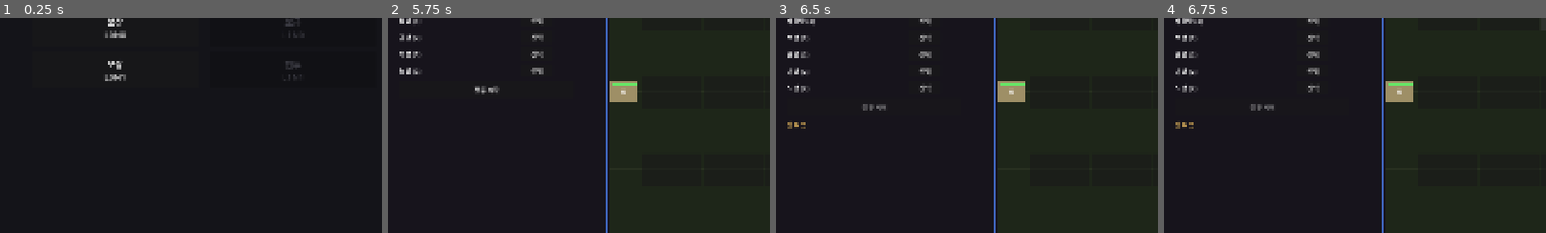
Above: before the commit, frames 1-4 (left to right).
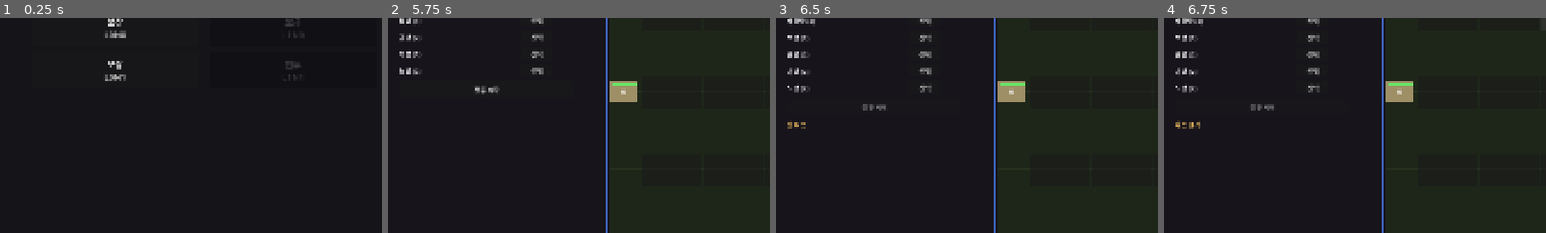
Above: after the commit, the same moments.

Repository: sgeniusk/guju-jaengpae
Game: Godot game, scene res://scenes/screens/run_map.tscn
The game is run twice, just before and just after one commit, with the same random seed, the same clock (stepped at 60 frames per second) and the same inputs.
Inputs (mouse positions are % of the whole screen's width and height, from its top left):
- Up to frame 1 (0.25 s): no input
- Up to frame 2 (5.75 s): click "보상 L0N0" at 0.5 s; click "보상 L0N1" at 1.25 s; click "노병 (2) — crossbow/ranged" at 2 s; click "보급 L1N0" at 2.75 s; click "전투 L1N1" at 3.5 s; click "보급 받기" at 4.25 s; click "전투 L2N0" at 5 s
- Up to frame 3 (6.5 s): click "전투 시작" at 5.75 s
- Up to frame 4 (6.75 s): click (53, 29) at 6.52 s
The pictures show only the part of the screen within x 0-50%, y 30-80%; the shares and areas given below are measured in that part.

Frames 1-3 are identical in both runs. In frame 4, 0.1% of the frame differs, in the area x 3-10%, y 48-52%.

Commit message:
feat: 영웅 조작 — 전투 중 장수 표적 지정 (feat-017)
관전형 오토배틀 위 미세 컨트롤. 좌클릭/홀드로 장수(영웅) 전원이 같은 적을 집중 공격. BattleUnit commanded_target/controllable(from_card 장수만 true), BattleSim 표적 우선순위 지정>도발>최근접(표적 사망 시 자동 복귀), battle.gd 클릭/홀드 입력·표적 하이라이트. 공격 쿨다운 불변(클릭은 표적만 변경). design-loop 정본에 영웅조작·배치역할(전/후열)·관전형 추가.

검증 — test_hero_command 12단언(지정 우선·사망 복귀·병종 무시·장수 판정·쿨다운 유지), ./init.sh 395단언 green 직접 재현. 편집장 독립 재검증 + 스코프 클린(전투 외 무수정). 클릭 체감은 플레이 확인 필요.

Co-Authored-By: Claude Opus 4.8 (1M context) <noreply@anthropic.com>

Diff:
--- a/feature_list.json
+++ b/feature_list.json
@@ -145,6 +145,15 @@
       "status": "not-started",
       "owner": "Codex",
       "evidence": ""
+    },
+    {
+      "id": "feat-017",
+      "name": "영웅 조작 (hero command)",
+      "description": "관전형 오토배틀 위 미세 컨트롤 — 전투 중 클릭/홀드로 영웅(장수) 표적 지정. commanded_target 우선(지정>도발>최근접), 공격은 기존 쿨다운대로. 병종은 자동. 사용자 요청으로 feat-015/016보다 우선. 스펙 docs/specs/feat-017.md.",
+      "dependencies": ["feat-013"],
+      "status": "done",
+      "owner": "Codex",
+      "evidence": "BattleUnit commanded_target/controllable + BattleSim 지정>도발>최근접 + battle.gd 클릭/홀드 전원 장수 표적 지정·하이라이트. test_hero_command 12단언, ./init.sh 전체 green(395단언, run_map/battle 부팅 OK)."
     }
   ]
 }
--- a/scripts/battle/battle.gd
+++ b/scripts/battle/battle.gd
@@ -15,6 +15,7 @@
 const TILE_H := 82.0
 const UNIT_W := 70.0
 const UNIT_H := 52.0
+const COMMAND_PICK_RADIUS := 70.0
 
 var _phase: int = Phase.DEPLOY
 var _sim := BattleSim.new()
@@ -26,6 +27,8 @@
 var _occupied_tiles: Dictionary = {} # "col:row" -> BattleUnit
 var _selected_card_id: StringName = &""
 var _node_completed := false
+var _command_hold_active := false
+var _commanded_target: BattleUnit = null
 
 var _units_layer: Control
 var _points_label: Label
@@ -49,11 +52,30 @@
 func _process(delta: float) -> void:
 	if _phase != Phase.BATTLE:
 		return
+	if _command_hold_active:
+		_apply_hero_command_at(get_global_mouse_position())
 	_sim.step(delta)
+	_prune_command_target()
 	_sync_visuals()
 	_flash_skill_casts()
 	if _sim.is_over():
 		_end_battle()
+
+func _input(event: InputEvent) -> void:
+	if _phase != Phase.BATTLE:
+		return
+	if event is InputEventMouseButton:
+		var mouse_button := event as InputEventMouseButton
+		if mouse_button.button_index != MOUSE_BUTTON_LEFT:
+			return
+		_command_hold_active = mouse_button.pressed
+		if mouse_button.pressed:
+			_apply_hero_command_at(mouse_button.position)
+		get_viewport().set_input_as_handled()
+	elif event is InputEventMouseMotion and _command_hold_active:
+		var motion := event as InputEventMouseMotion
+		_apply_hero_command_at(motion.position)
+		get_viewport().set_input_as_handled()
 
 # ── 화면 구성 ───────────────────────────────────────────────
 func _build_field() -> void:
@@ -222,6 +244,7 @@
 		return
 	_sim.set_waves(WaveFactory.waves_for_node(RunManager.active_node_type()))
 	_phase = Phase.BATTLE
+	_clear_hero_command(false)
 	_sync_visuals()
 	_start_button.disabled = true
 	_hint_label.text = "전투 중…"
@@ -236,6 +259,12 @@
 		body.color = Color(0.62, 0.56, 0.40)
 	else:
 		body.color = Color(0.32, 0.52, 0.9) if u.team == BattleUnit.Team.PLAYER else Color(0.85, 0.32, 0.32)
+	var command_marker := ColorRect.new()
+	command_marker.color = Color(1.0, 0.85, 0.1, 0.55)
+	command_marker.position = Vector2(-5.0, -5.0)
+	command_marker.size = Vector2(UNIT_W + 10.0, UNIT_H + 10.0)
+	command_marker.visible = false
+	root.add_child(command_marker)
 	body.size = Vector2(UNIT_W, UNIT_H)
 	body.position = Vector2.ZERO
 	root.add_child(body)
@@ -257,7 +286,7 @@
 	name_label.add_theme_font_size_override("font_size", 14)
 	root.add_child(name_label)
 	_units_layer.add_child(root)
-	_vis[u] = { "root": root, "body": body, "base_color": body.color, "hp": hp }
+	_vis[u] = { "root": root, "body": body, "base_color": body.color, "hp": hp, "command_marker": command_marker }
 	_position_visual(u)
 
 func _sync_visuals() -> void:
@@ -277,6 +306,9 @@
 		if _vis.has(u):
 			_position_visual(u)
 			_vis[u]["hp"].size.x = (UNIT_W - 6.0) * u.hp_ratio()
+			var marker: ColorRect = _vis[u].get("command_marker", null)
+			if marker != null:
+				marker.visible = u == _commanded_target
 	_update_wave_label()
 
 func _position_visual(u: BattleUnit) -> void:
@@ -308,6 +340,61 @@
 	var castle := _sim.add_castle()
 	if not _vis.has(castle):
 		_spawn_visual(castle)
+
+func _apply_hero_command_at(screen_pos: Vector2) -> void:
+	var target := _enemy_near_screen_pos(screen_pos)
+	if target == null:
+		_clear_hero_command(true)
+		return
+	var heroes := _controllable_heroes()
+	if heroes.is_empty():
+		_clear_hero_command(false)
+		return
+	for hero in heroes:
+		hero.commanded_target = target
+	_commanded_target = target
+	_hint_label.text = "집중 표적 — %s" % target.display_name
+
+func _clear_hero_command(update_hint: bool = true) -> void:
+	for hero in _controllable_heroes():
+		hero.commanded_target = null
+	_commanded_target = null
+	if update_hint and _phase == Phase.BATTLE:
+		_hint_label.text = "자동 표적"
+
+func _prune_command_target() -> void:
+	if _commanded_target == null:
+		return
+	if _commanded_target.is_alive() and _sim.enemy_units.has(_commanded_target):
+		return
+	_clear_hero_command(false)
+
+func _controllable_heroes() -> Array[BattleUnit]:
+	var heroes: Array[BattleUnit] = []
+	for u in _sim.player_units:
+		if u != null and u.is_alive() and u.controllable:
+			heroes.append(u)
+	return heroes
+
+func _enemy_near_screen_pos(screen_pos: Vector2) -> BattleUnit:
+	if screen_pos.x < FIELD_LEFT or screen_pos.x > FIELD_RIGHT or screen_pos.y < FIELD_TOP or screen_pos.y > FIELD_BOTTOM:
+		return null
+	var field_pos := _screen_to_field(screen_pos)
+	var best: BattleUnit = null
+	var best_d := COMMAND_PICK_RADIUS
+	for enemy in _sim.enemy_units:
+		if enemy == null or not enemy.is_alive():
+			continue
+		var d := enemy.position().distance_to(field_pos)
+		if d <= best_d:
+			best_d = d
+			best = enemy
+	return best
+
+func _screen_to_field(screen_pos: Vector2) -> Vector2:
+	var tx := clampf((screen_pos.x - FIELD_LEFT) / (FIELD_RIGHT - FIELD_LEFT), 0.0, 1.0)
+	var ty := clampf((screen_pos.y - FIELD_TOP) / (FIELD_BOTTOM - FIELD_TOP), 0.0, 1.0)
+	return Vector2(tx * BattleSim.FIELD_W, ty * BattleSim.FIELD_H)
 
 func _map_px(px: float) -> float:
 	var t := clampf(px / BattleSim.FIELD_W, 0.0, 1.0)
--- a/scripts/battle/battle_sim.gd
+++ b/scripts/battle/battle_sim.gd
@@ -126,6 +126,10 @@
 
 func _nearest_enemy(u: BattleUnit) -> BattleUnit:
 	var foes := enemy_units if u.team == BattleUnit.Team.PLAYER else player_units
+	if u.controllable:
+		var commanded := u.commanded_target
+		if commanded != null and commanded.is_alive() and foes.has(commanded):
+			return commanded
 	var taunt := u.taunt_source()
 	if taunt != null and taunt.is_alive() and foes.has(taunt):
 		return taunt
--- a/scripts/battle/battle_unit.gd
+++ b/scripts/battle/battle_unit.gd
@@ -26,6 +26,8 @@
 var skill_cooldown: float = 0.0
 var statuses: Array = []
 var is_castle: bool = false
+var commanded_target: BattleUnit = null
+var controllable: bool = false
 
 static func make(p_team: int, p_lane: int, p_x: float, p_name: String, p_hp: int, p_atk: int, p_interval: float, p_rang …(199 unchanged characters)…
 	var u := BattleUnit.new()
@@ -47,7 +49,9 @@
 	return u
 
 static func from_card(card: UnitCardData, p_team: int, p_lane: int, p_x: float, hp_mult: float = 1.0, p_row: int = -1, p_py: float = -1.0) -> BattleUnit:
-	return make(p_team, p_lane, p_x, card.display_name, int(round(card.max_hp * hp_mult)), card.attack, card.attack_interval, card.attack_range, card.move_speed, card.id, card.skill_id, card.troop_type, p_row, p_py)
+	var u := make(p_team, p_lane, p_x, card.display_name, int(round(card.max_hp * hp_mult)), card.attack, card.attack_interval, card.attack_range, card.move_speed, card.id, card.skill_id, card.troop_type, p_row, p_py)
+	u.controllable = card.card_type == "general"
+	return u
 
 static func make_castle(p_x: float, p_y: float, p_hp: int = 1200, p_name: String = "성") -> BattleUnit:
 	return make(Team.PLAYER, 1, p_x, p_name, p_hp, 0, 999.0, "melee", 0.0, &"castle_objective", &"", "infantry", -1, p_y, true)
--- /dev/null
+++ b/test/test_hero_command.gd
@@ -0,0 +1,83 @@
+# 영웅 조작 표적 지정 규칙을 순수 전투 시뮬레이션에서 검증한다.
+extends TestCase
+
+func test_commanded_target_overrides_nearest_enemy_for_hero() -> void:
+	var sim := BattleSim.new()
+	var hero := _unit(BattleUnit.Team.PLAYER, 300.0, 300.0, "장수", 100, 10, 999.0, "ranged", 0.0, true)
+	var near_enemy := _unit(BattleUnit.Team.ENEMY, 330.0, 300.0, "가까운 적", 100, 0, 999.0, "melee", 0.0, false)
+	var far_enemy := _unit(BattleUnit.Team.ENEMY, 500.0, 300.0, "지정 적", 100, 0, 999.0, "melee", 0.0, false)
+	hero.set("commanded_target", far_enemy)
+	sim.add_unit(hero)
+	sim.add_unit(near_enemy)
+	sim.add_unit(far_enemy)
+	sim.step(0.1)
+	eq(far_enemy.hp, 90, "장수는 더 먼 지정 표적을 공격")
+	eq(near_enemy.hp, 100, "가까운 적은 피해 없음")
+
+func test_dead_commanded_target_falls_back_to_nearest_enemy() -> void:
+	var sim := BattleSim.new()
+	var hero := _unit(BattleUnit.Team.PLAYER, 300.0, 300.0, "장수", 100, 10, 999.0, "ranged", 0.0, true)
+	var near_enemy := _unit(BattleUnit.Team.ENEMY, 330.0, 300.0, "가까운 적", 100, 0, 999.0, "melee", 0.0, false)
+	var dead_enemy := _unit(BattleUnit.Team.ENEMY, 500.0, 300.0, "죽은 지정 적", 100, 0, 999.0, "melee", 0.0, false)
+	dead_enemy.take_damage(100)
+	hero.set("commanded_target", dead_enemy)
+	sim.add_unit(hero)
+	sim.add_unit(near_enemy)
+	sim.add_unit(dead_enemy)
+	sim.step(0.1)
+	eq(near_enemy.hp, 90, "죽은 지정 표적은 무시하고 최근접 공격")
+	eq(dead_enemy.hp, 0, "죽은 지정 표적은 그대로")
+
+func test_non_controllable_unit_ignores_commanded_target() -> void:
+	var sim := BattleSim.new()
+	var troop := _unit(BattleUnit.Team.PLAYER, 300.0, 300.0, "병종", 100, 10, 999.0, "ranged", 0.0, false)
+	var near_enemy := _unit(BattleUnit.Team.ENEMY, 330.0, 300.0, "가까운 적", 100, 0, 999.0, "melee", 0.0, false)
+	var far_enemy := _unit(BattleUnit.Team.ENEMY, 500.0, 300.0, "지정 적", 100, 0, 999.0, "melee", 0.0, false)
+	troop.set("commanded_target", far_enemy)
+	sim.add_unit(troop)
+	sim.add_unit(near_enemy)
+	sim.add_unit(far_enemy)
+	sim.step(0.1)
+	eq(near_enemy.hp, 90, "병종은 수동 지정이 있어도 최근접 공격")
+	eq(far_enemy.hp, 100, "병종의 지정 표적은 피해 없음")
+
+func test_from_card_marks_generals_controllable_only() -> void:
+	var cat := CardCatalog.new()
+	cat.load_all()
+	var general := BattleUnit.from_card(cat.get_card(&"general_guanyu"), BattleUnit.Team.PLAYER, 0, 300.0)
+	var troop := BattleUnit.from_card(cat.get_card(&"troop_infantry"), BattleUnit.Team.PLAYER, 0, 300.0)
+	truthy(general.get("controllable") == true, "장수 카드는 조작 가능")
+	truthy(troop.get("controllable") == false, "병종 카드는 조작 불가")
+
+func test_switching_commanded_target_does_not_reset_attack_cooldown() -> void:
+	var sim := BattleSim.new()
+	var hero := _unit(BattleUnit.Team.PLAYER, 300.0, 300.0, "장수", 100, 10, 1.0, "ranged", 0.0, true)
+	var first_enemy := _unit(BattleUnit.Team.ENEMY, 330.0, 300.0, "첫 표적", 100, 0, 999.0, "melee", 0.0, false)
+	var second_enemy := _unit(BattleUnit.Team.ENEMY, 500.0, 300.0, "새 표적", 100, 0, 999.0, "melee", 0.0, false)
+	hero.set("commanded_target", first_enemy)
+	sim.add_unit(hero)
+	sim.add_unit(first_enemy)
+	sim.add_unit(second_enemy)
+	sim.step(0.1)
+	eq(first_enemy.hp, 90, "첫 공격은 지정 표적에 적용")
+	truthy(hero.cooldown > 0.0, "공격 후 쿨다운 진행")
+	hero.set("commanded_target", second_enemy)
+	sim.step(0.1)
+	eq(second_enemy.hp, 100, "표적 변경은 즉시 추가 공격을 만들지 않음")
+	truthy(hero.cooldown > 0.0, "표적 변경 후에도 쿨다운 유지")
+
+func _unit(
+	team: int,
+	px: float,
+	py: float,
+	display_name: String,
+	hp: int,
+	attack: int,
+	interval: float,
+	attack_range: String,
+	speed: float,
+	controllable: bool
+) -> BattleUnit:
+	var unit := BattleUnit.make(team, 0, px, display_name, hp, attack, interval, attack_range, speed, &"", &"", "infantry", -1, py)
+	unit.set("controllable", controllable)
+	return unit
Not shown, added: test/test_hero_command.gd.uid
Not shown, changed: docs/design-loop.md
Not shown, added: docs/specs/feat-017.md
Not shown, changed: progress.md
